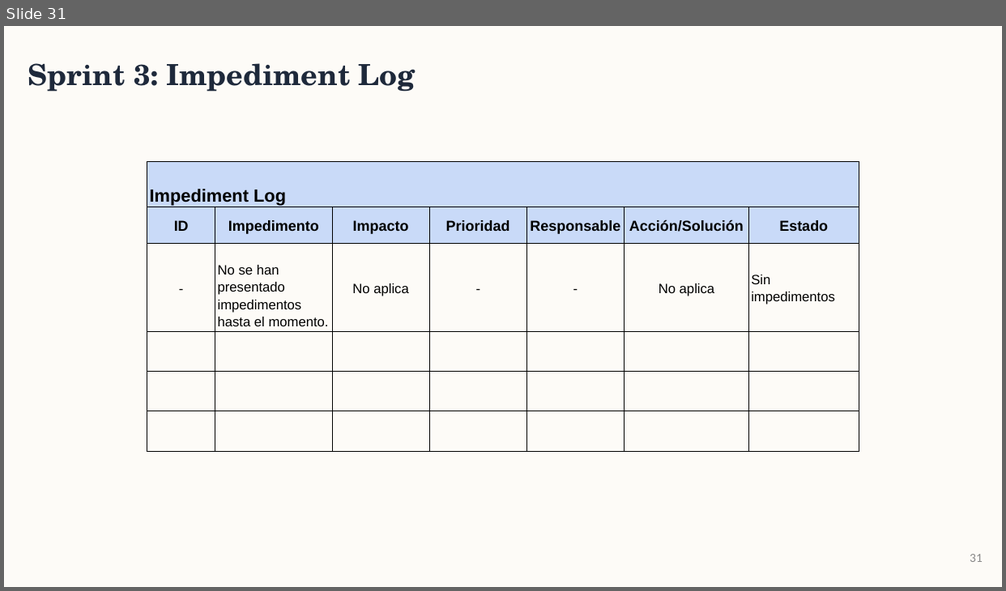
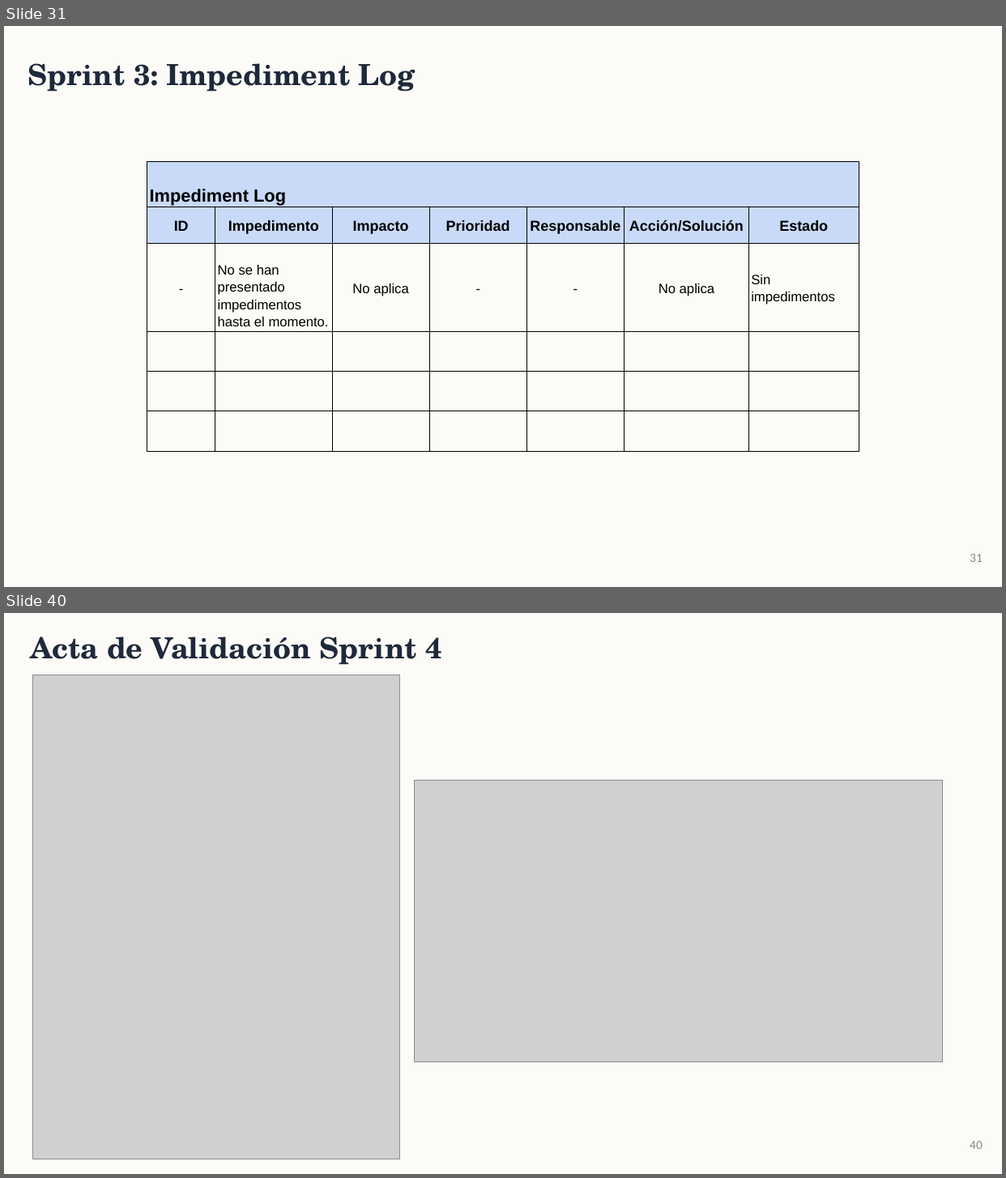
Before and after one commit to BenjaminStavrakopulos/monsite_documentacion, a slide deck: Fase 2/Evidencias Proyecto/Presentación Proyecto.pptx. Shown one above the other, each under a label of ours: slide 31 before the commit, slides 31 and 40 after it; the slides between them are not shown. The pictures are 1006x591 and 1006x1178 pixels, drawn with LibreOffice and Linux fonts; fonts in the diff are those of the drawing; grey boxes stand for pictures. Boxes give left, top, right and bottom in pixels: in the first picture for what was removed or moved away, otherwise in the second. Text is boxed around its words. In the diff, an @@ line names an element or a change of style, - is before the commit and + after.

```diff
--- a/Fase 2/Evidencias Proyecto/Presentación Proyecto.pptx
+++ b/Fase 2/Evidencias Proyecto/Presentación Proyecto.pptx
@@ slide 40 added at [4,613,1002,1174], background #FDFBF7 @@
@@ text added at [30,636,442,665], 28 pt, text #1E293B, bold @@
+Acta de Validación Sprint 4
@@ picture added at [32,675,400,1160] @@
@@ picture added at [414,780,943,1063] @@
@@ page number added at [970,1141,982,1149], 12 pt, text #888888 @@
+40
```
Also in this commit, not shown: 3 slides changed, 8 other slides added, 1 other file.
